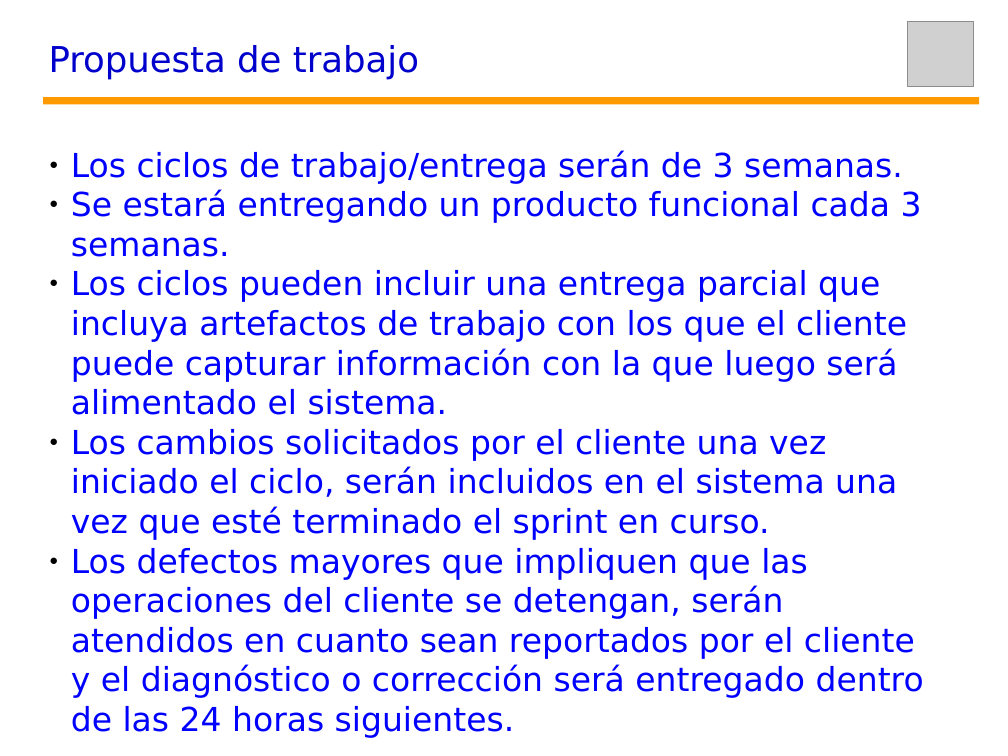
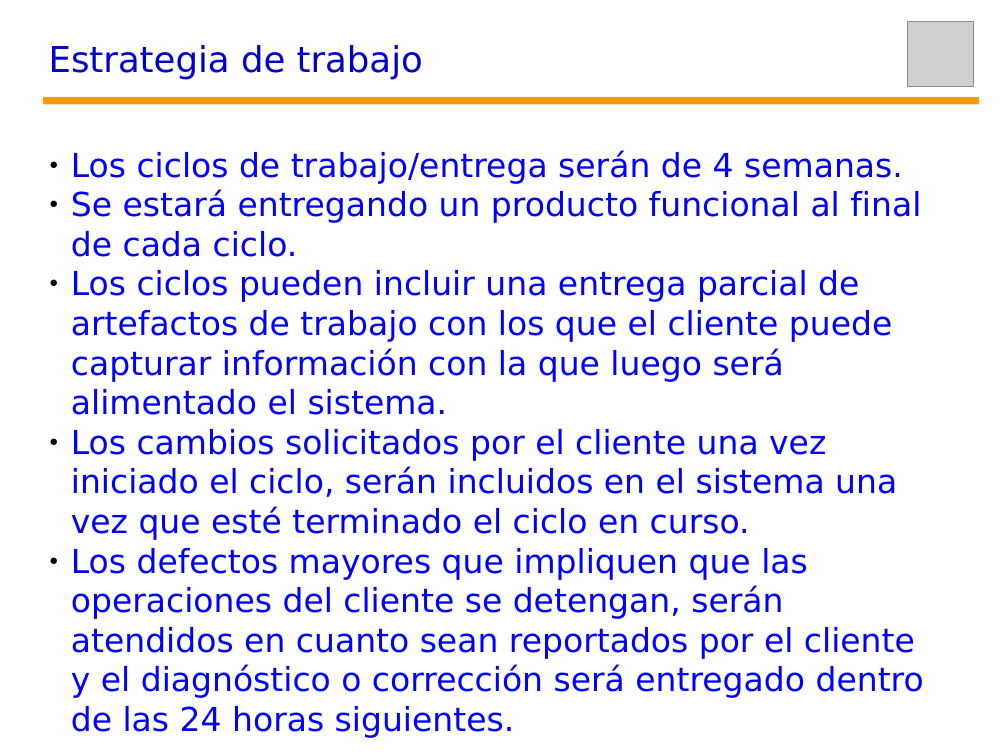
Before and after one commit to robertobarraza/Yaris, a slide deck: slide 7 of 0_ADM/Yaris_DCTO_PresentaciónModeloConceptual.odp. Drawn at 1008x756 pixels with LibreOffice and Linux fonts; fonts in the diff are those of the drawing; grey boxes stand for pictures. Boxes give left, top, right and bottom in pixels: in the first picture for what was removed or moved away, otherwise in the second. Text is boxed around its words. In the diff, an @@ line names an element or a change of style, - is before the commit and + after.

Commit message:
Actualización de la presentación final aceptada por el cliente

```diff
--- a/0_ADM/Yaris_DCTO_PresentaciónModeloConceptual.odp
+++ b/0_ADM/Yaris_DCTO_PresentaciónModeloConceptual.odp
@@ text at (x1=49, y1=45, x2=423, y2=79): text changed @@
-Propuesta de trabajo
+Estrategia de trabajo
@@ text at (x1=71, y1=150, x2=921, y2=540): text changed @@
-● Los ciclos de trabajo/entrega serán de 3 semanas.
-● Se estará entregando un producto funcional cada 3 semanas.
-● Los ciclos pueden incluir una entrega parcial que incluya artefactos de trabajo con los que el cliente puede capturar información con la que luego será alimentado el sistema.
-● Los cambios solicitados por el cliente una vez iniciado el ciclo, serán incluidos en el sistema una vez que esté terminado el sprint en curso.
+● Los ciclos de trabajo/entrega serán de 4 semanas.
+● Se estará entregando un producto funcional al final de cada ciclo.
+● Los ciclos pueden incluir una entrega parcial de artefactos de trabajo con los que el cliente puede capturar información con la que luego será alimentado el sistema.
+● Los cambios solicitados por el cliente una vez iniciado el ciclo, serán incluidos en el sistema una vez que esté terminado el ciclo en curso.
```
Also in this commit, not shown: 2 other slides changed, 4 slides added.
